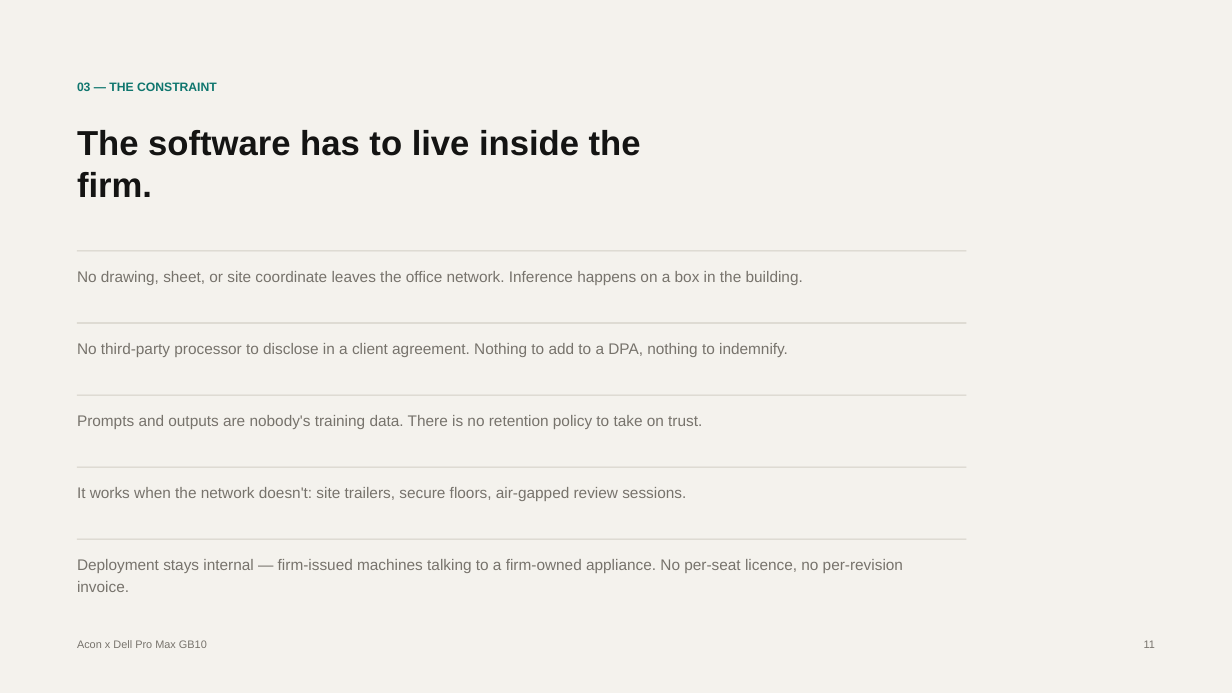
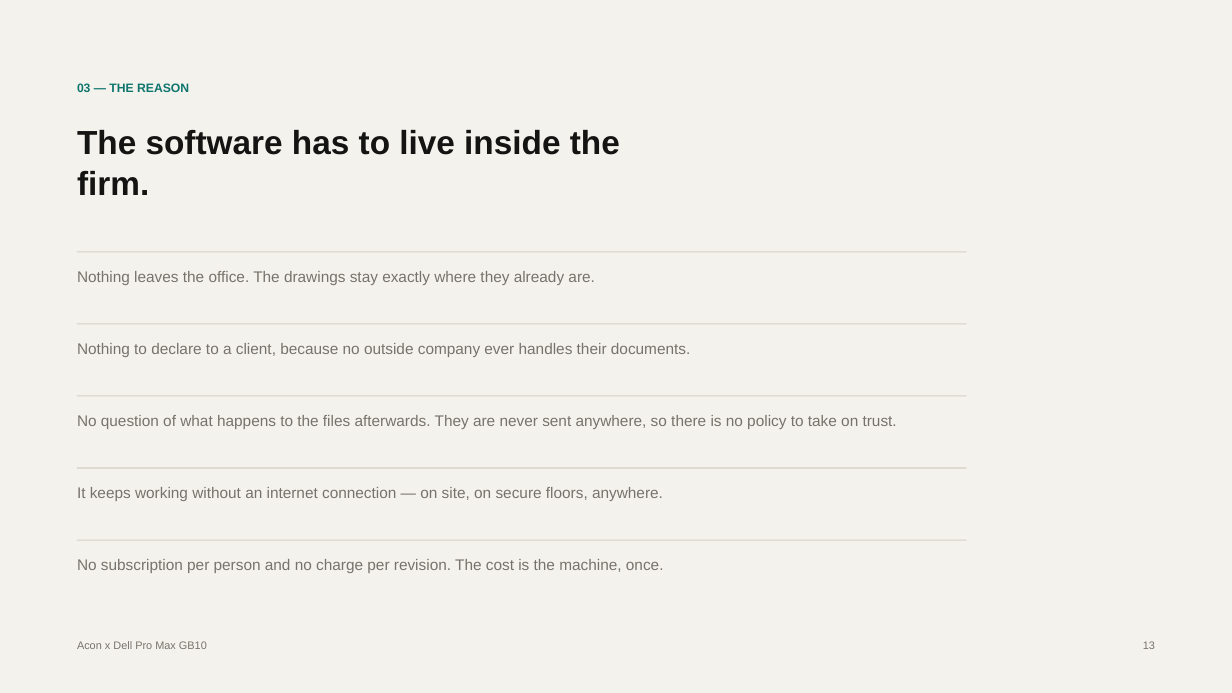
Before and after one commit to anishganapathi/A-con, a slide deck: slide 13 of docs/deck/acon-gb10-local-qwen-vl.pptx (slide 11 before the commit). Drawn at 1232x693 pixels with LibreOffice and Linux fonts; fonts in the diff are those of the drawing. Boxes give left, top, right and bottom in pixels: in the first picture for what was removed or moved away, otherwise in the second. Text is boxed around its words. In the diff, an @@ line names an element or a change of style, - is before the commit and + after.

```diff
--- a/docs/deck/acon-gb10-local-qwen-vl.pptx
+++ b/docs/deck/acon-gb10-local-qwen-vl.pptx
@@ text at [77, 83, 189, 92]: text changed @@
-03 — THE CONSTRAINT
+03 — THE REASON
@@ text "The software has to live ..." at [77, 130, 620, 195]: size 27 to 26 pt @@
@@ text at [77, 271, 594, 285]: text changed @@
-No drawing, sheet, or site coordinate leaves the office network. Inference happens on a box in the building.
+Nothing leaves the office. The drawings stay exactly where they already are.
@@ text at [77, 343, 690, 357]: text changed @@
-No third-party processor to disclose in a client agreement. Nothing to add to a DPA, nothing to indemnify.
+Nothing to declare to a client, because no outside company ever handles their documents.
@@ text at [77, 415, 897, 429]: text changed @@
-Prompts and outputs are nobody's training data. There is no retention policy to take on trust.
+No question of what happens to the files afterwards. They are never sent anywhere, so there is no policy to take on trust.
@@ text at [77, 487, 663, 501]: text changed @@
-It works when the network doesn't: site trailers, secure floors, air-gapped review sessions.
+It keeps working without an internet connection — on site, on secure floors, anywhere.
@@ text at [77, 559, 664, 573]: text changed @@
-Deployment stays internal — firm-issued machines talking to a firm-owned appliance. No per-seat licence, no per-revision invoice.
+No subscription per person and no charge per revision. The cost is the machine, once.
@@ text at [1143, 641, 1155, 649]: text changed @@
-11
+13
```
Also in this commit, not shown: 16 other slides changed, 10 slides added, 8 slides removed, 20 other files.
